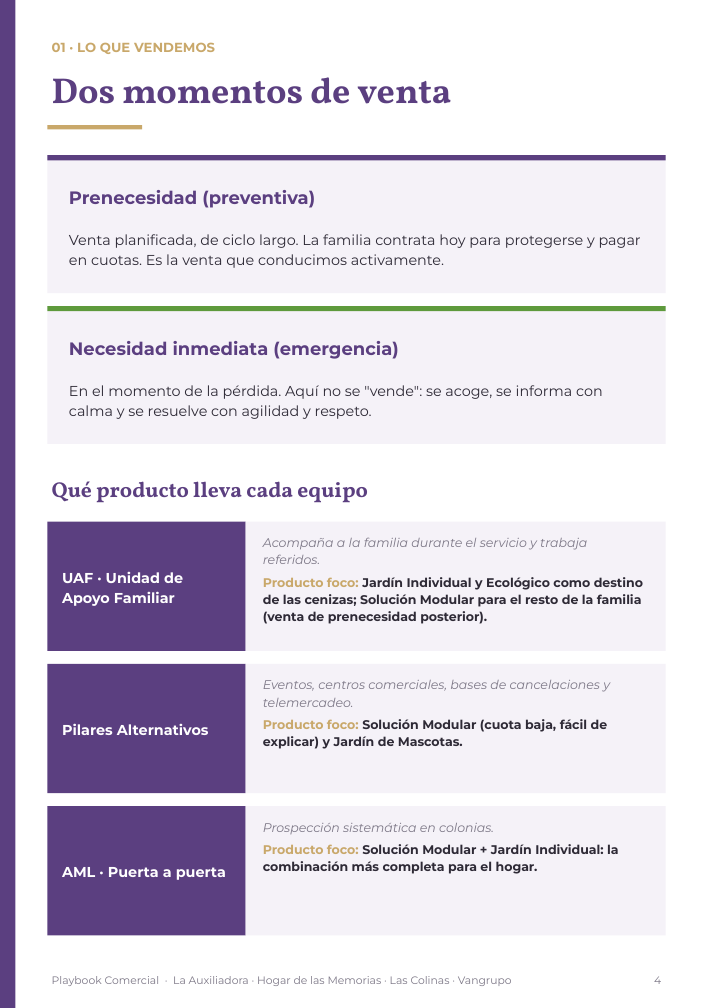
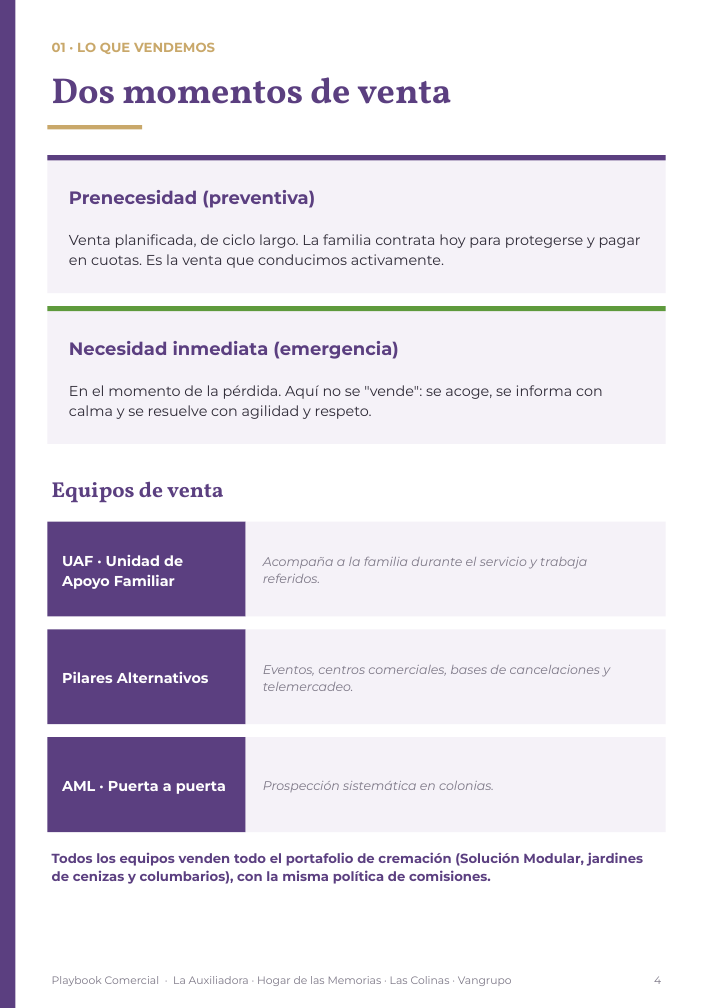
Before and after one commit to os267/teste, a slide deck: slide 4 of playbook/salida/Playbook_Comercial_Cremacion_Vangrupo_Vertical.pptx. Drawn at 713x1008 pixels with LibreOffice and Linux fonts; fonts in the diff are those of the drawing. Boxes give left, top, right and bottom in pixels: in the first picture for what was removed or moved away, otherwise in the second. Text is boxed around its words. In the diff, an @@ line names an element or a change of style, - is before the commit and + after.

```diff
--- a/playbook/salida/Playbook_Comercial_Cremacion_Vangrupo_Vertical.pptx
+++ b/playbook/salida/Playbook_Comercial_Cremacion_Vangrupo_Vertical.pptx
@@ text at (52,481,224,503): text changed @@
-Qué producto lleva cada equipo
+Equipos de venta
@@ rectangle: place and size @@
-rectangle at (47,522,246,651)
+rectangle at (47,522,246,616)
@@ text "UAF · Unidad de Apoyo ...": place and size @@
-text "UAF · Unidad de Apoyo ..." at (62,572,183,606)
+text "UAF · Unidad de Apoyo ..." at (62,555,183,589)
@@ rectangle: place and size @@
-rectangle at (246,522,666,651)
+rectangle at (246,522,666,616)
@@ text "Acompaña a la familia durante ...": place and size @@
-text "Acompaña a la familia durante ..." at (263,537,643,624)
+text "Acompaña a la familia durante ..." at (263,556,587,583)
@@ text at (263,577,643,624): paragraph removed @@
-Producto foco: Jardín Individual y Ecológico como destino de las cenizas; Solución Modular para el resto de la familia (venta de prenecesidad posterior).
@@ rectangle: place and size @@
-rectangle at (47,664,246,793)
+rectangle at (47,629,246,724)
@@ text "Pilares Alternativos": place and size @@
-text "Pilares Alternativos" at (62,723,209,735)
+text "Pilares Alternativos" at (62,671,209,683)
@@ rectangle: place and size @@
-rectangle at (246,664,666,793)
+rectangle at (246,629,666,724)
@@ text "Eventos, centros comerciales, bases de ...": place and size @@
-text "Eventos, centros comerciales, bases de ..." at (263,680,610,749)
+text "Eventos, centros comerciales, bases de ..." at (263,665,610,691)
@@ text at (263,719,608,749): paragraph removed @@
-Producto foco: Solución Modular (cuota baja, fácil de explicar) y Jardín de Mascotas.
@@ rectangle: place and size @@
-rectangle at (47,806,246,935)
+rectangle at (47,737,246,832)
@@ text "AML · Puerta a puerta": place and size @@
-text "AML · Puerta a puerta" at (62,867,226,880)
+text "AML · Puerta a puerta" at (62,781,226,794)
@@ rectangle: place and size @@
-rectangle at (246,806,666,935)
+rectangle at (246,737,666,832)
@@ vertical alignment top to middle in 3 elements at (263,665,610,691), (263,556,587,583), (263,781,494,792) @@
@@ text "Prospección sistemática en colonias.": place and size @@
-text "Prospección sistemática en colonias." at (263,823,619,874)
+text "Prospección sistemática en colonias." at (263,781,494,792)
@@ text added at (52,852,643,884), 11 pt, text #5B3F80, bold @@
+Todos los equipos venden todo el portafolio de cremación (Solución Modular, jardines de cenizas y columbarios), con la misma política de comisiones.
@@ text at (263,844,619,874): paragraph removed @@
-Producto foco: Solución Modular + Jardín Individual: la combinación más completa para el hogar.
```
Also in this commit, not shown: 8 other slides changed, 12 other files.
